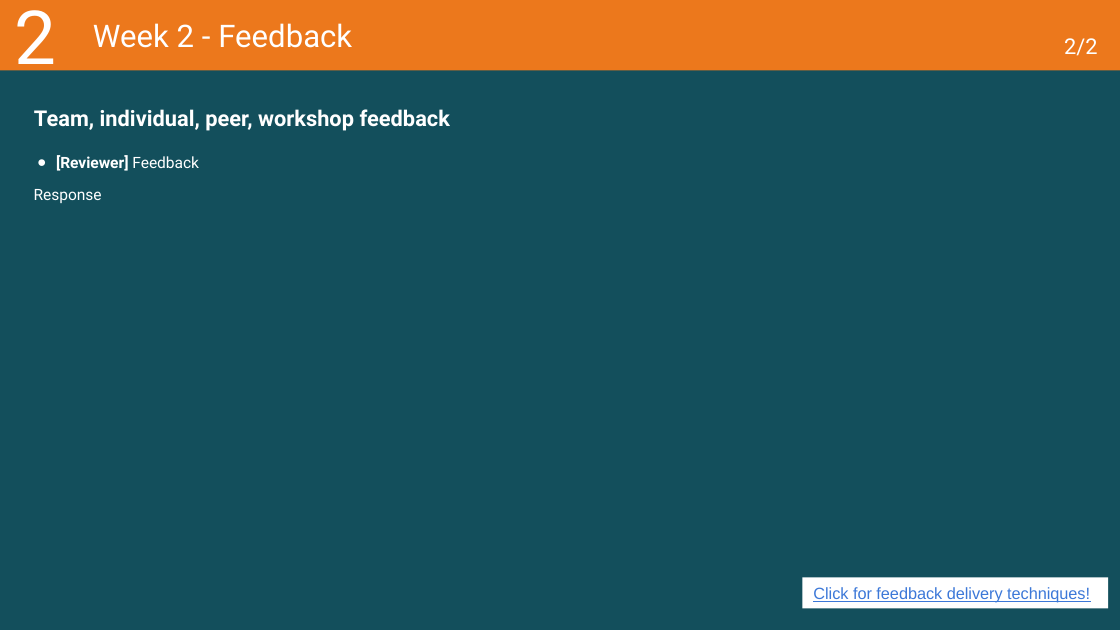
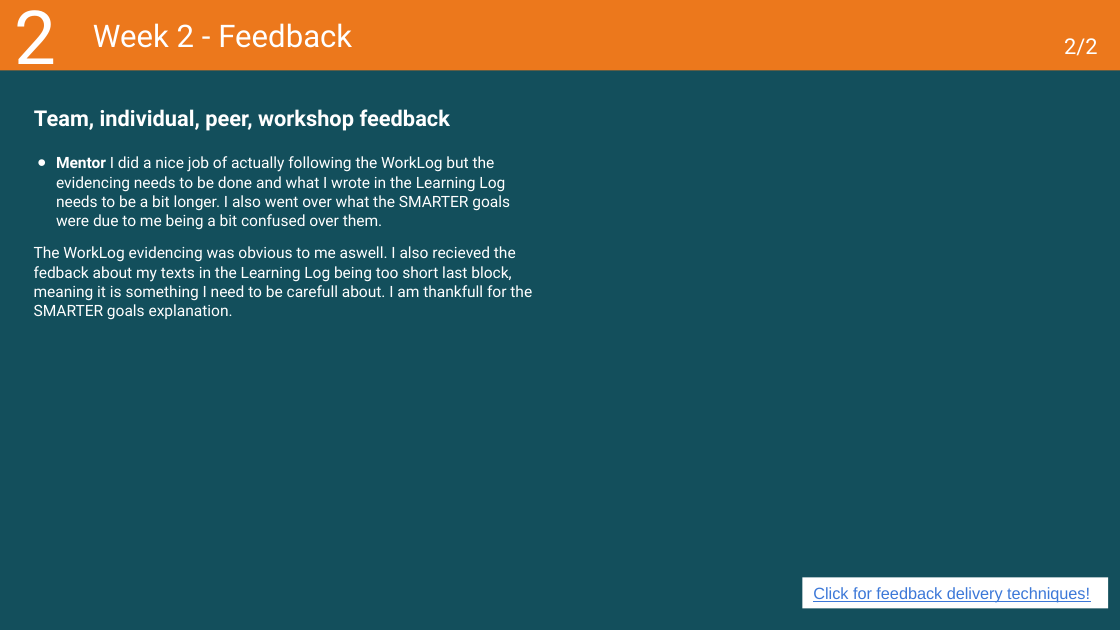
Before and after one commit to MaksBurchard240894/HFG7, a slide deck: slide 12 of Deliverables/Learning Log - Y1B-2024-25_ADSAI.pptx. Drawn at 1120x630 pixels with LibreOffice and Linux fonts; fonts in the diff are those of the drawing. Boxes give left, top, right and bottom in pixels: in the first picture for what was removed or moved away, otherwise in the second. Text is boxed around its words. In the diff, an @@ line names an element or a change of style, - is before the commit and + after.

Commit message:
Week 2 finish and week 3 start.

```diff
--- a/Deliverables/Learning Log - Y1B-2024-25_ADSAI.pptx
+++ b/Deliverables/Learning Log - Y1B-2024-25_ADSAI.pptx
@@ text at (34, 156, 532, 320): text changed @@
-● [Reviewer] Feedback
-Response
+● Mentor I did a nice job of actually following the WorkLog but the evidencing needs to be done and what I wrote in the Learning Log needs to be a bit longer. I also went over what the SMARTER goals were due to me being a bit confused over them.
+The WorkLog evidencing was obvious to me aswell. I also recieved the fedback about my texts in the Learning Log being too short last block, meaning it is something I need to be carefull about. I am thankfull for the SMARTER goals explanation.
```
Also in this commit, not shown: 4 other slides changed, 5 other files.
